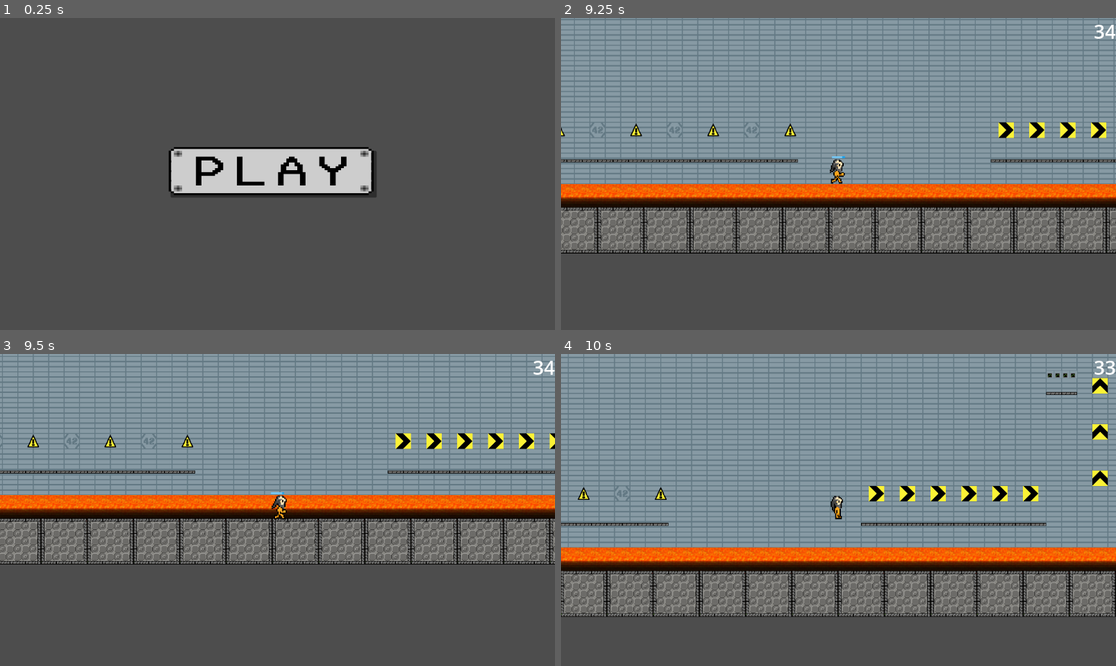
Above: before the commit, frames 1-4 (two rows, left to right).
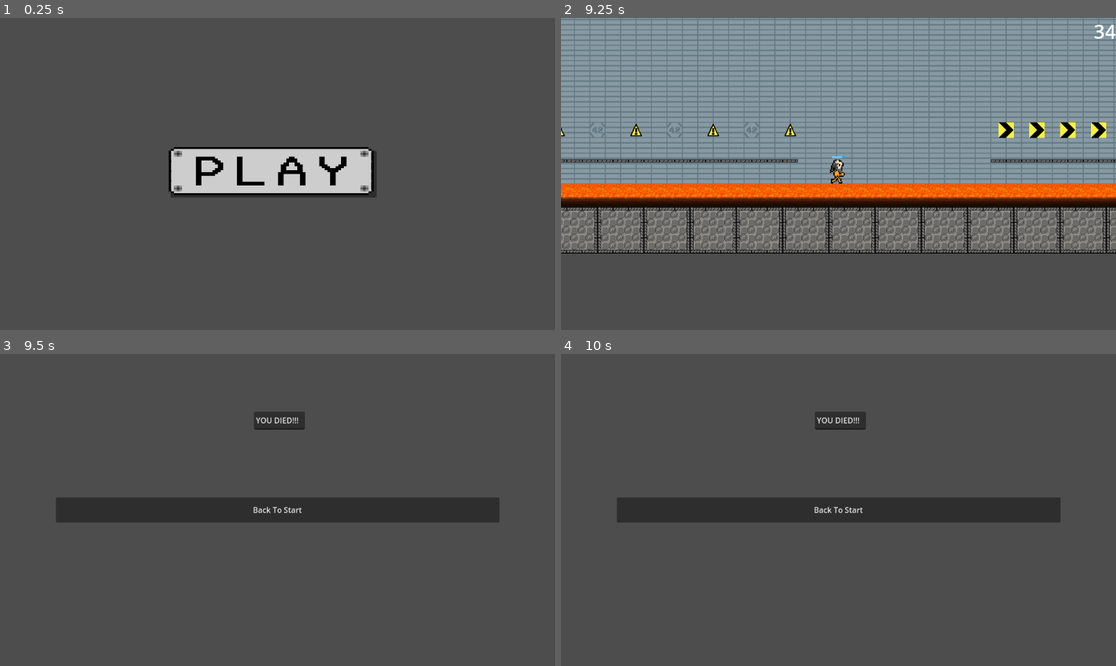
Above: after the commit, the same moments.

Repository: tristeceratops/42GameJam
Game: Godot game, scene res://recource/starting screen.tscn
Two runs of this game, one before a commit and one after it. Both use one fixed random seed, a clock stepped at 60 frames per second and the inputs below.
Inputs (mouse positions are in pixels of both pictures, inside the frame that each line leads up to):
- Up to frame 1 (0.25 s): no input
- Up to frame 2 (9.25 s): click (832, 174) at 0.5 s; tap Enter at 1.25 s; move the mouse to (960, 158) at 1.27 s; hold S (crouch) 1.28-2.03 s; hold D (move_right) 1.28-2.78 s; tap Space (jump) at 1.52, 2.27, 3.77, 4.52, 5.27, 6.77, 7.52, 8.27 s; move the mouse to (727, 189) at 2.02 s; tap E (dash) every 2.25 s from 2.1 to 8.85 s; move the mouse to (894, 105) at 2.77 s; hold A (move_left) 2.78-3.53 s; click (894, 105) at 2.85 s; move the mouse to (810, 236) at 3.52 s; hold D (move_right) 3.53-5.03 s; tap S (crouch) at 3.6, 8.1 s; move the mouse to (1005, 220) at 4.27 s; move the mouse to (672, 127) at 5.02 s; hold A (move_left) 5.03-5.78 s; click (672, 127) at 5.1 s; move the mouse to (866, 174) at 5.77 s; hold D (move_right) 5.78-6.53 s; hold S (crouch) 5.78-6.53 s; move the mouse to (755, 96) at 6.52 s; hold A (move_left) 6.53-8.03 s; move the mouse to (960, 158) at 7.27 s; click (960, 158) at 7.35 s; move the mouse to (727, 189) at 8.02 s; hold D (move_right) from 8.03 s (still down); move the mouse to (894, 105) at 8.77 s
- Up to frame 3 (9.5 s): keep holding D (move_right)
- Up to frame 4 (10 s): keep holding D (move_right); move the mouse to (810, 572) at 9.52 s; click (810, 572) at 9.6 s; tap Space (jump) at 9.77 s

Frames 1-2 are identical in both runs. In frame 3, 65% of the frame differs, in the area x 0-100%, y 0-68%; in frame 4, 81%, in the area x 0-100%, y 0-85%.

Commit message:
thomas level finish

Diff:
--- a/george-game/level/level_thomas.tscn
+++ b/george-game/level/level_thomas.tscn
@@ -433,6 +433,9 @@
 physics_layer_0/collision_layer = 1
 sources/1 = SubResource("TileSetAtlasSource_03vy3")
 
+[sub_resource type="RectangleShape2D" id="RectangleShape2D_hr4j8"]
+size = Vector2(1824.25, 28.25)
+
 [node name="Level" type="Node2D"]
 
 [node name="Background" type="TileMapLayer" parent="."]
@@ -443,6 +446,16 @@
 tile_map_data = PackedByteArray("AAAAAIL/AQAAAAAAAAAAAIP/AQAAAAEAAAAAAIT/AQAAAAIAAAAAAIX/AQAAAAMAAAAAAIb/AQAAAAQAAAAAAI …(254576 unchanged characters)…
 tile_set = SubResource("TileSet_03brb")
 
+[node name="LavaArea2D" type="Area2D" parent="." groups=["traps"]]
+position = Vector2(1549, 78)
+collision_layer = 3
+collision_mask = 0
+
+[node name="CollisionShape2D" type="CollisionShape2D" parent="LavaArea2D"]
+position = Vector2(-541.125, -208)
+shape = SubResource("RectangleShape2D_hr4j8")
+debug_color = Color(0.878411, 0.298254, 0.432637, 0.42)
+
 [node name="player_node" parent="." instance=ExtResource("2_vni52")]
 position = Vector2(183, -217)
 
Not shown: 1 places in george-game/level/level_thomas.tscn that only renumber resources
